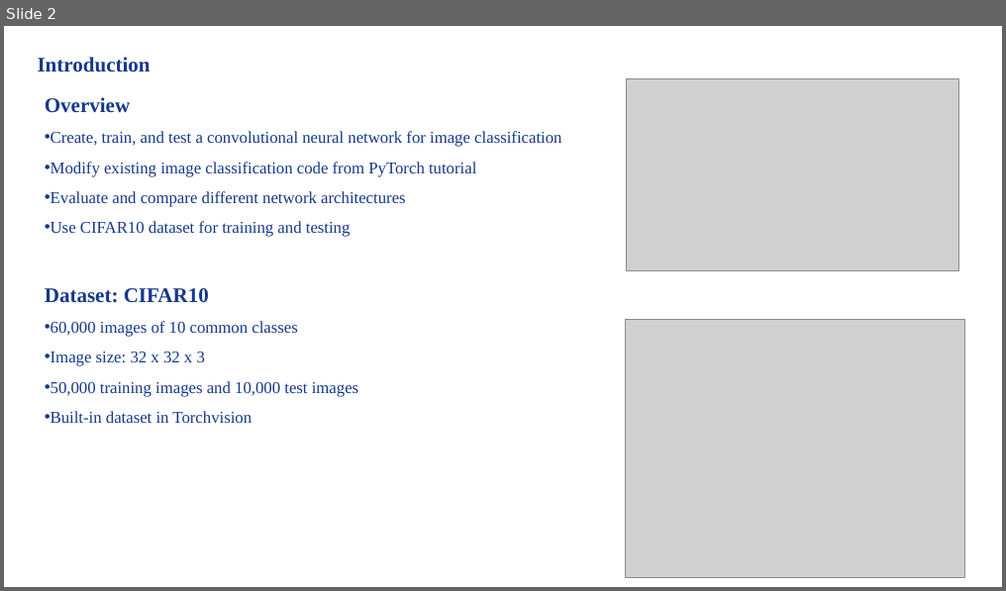
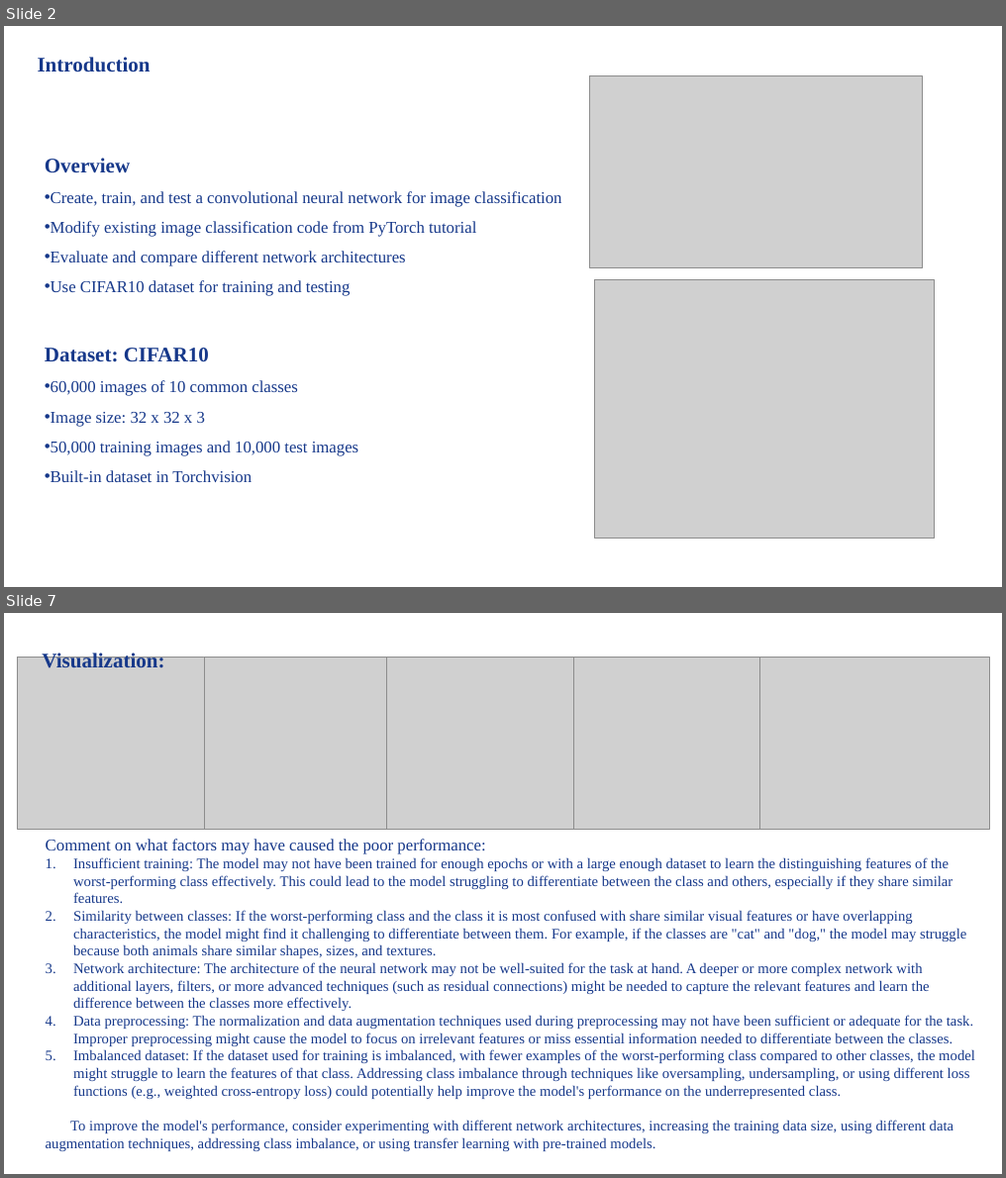
Before and after one commit to DosMiao/2302-Computer-Vision-CS-ECE-8690, a slide deck: CV2023_HW3B/CVSpring2023_Miao_Xuanbo_Assignment#3B.pptx. Shown one above the other, each under a label of ours: slide 2 before the commit, slides 2 and 7 after it; the slides between them are not shown. The pictures are 1006x591 and 1006x1178 pixels, drawn with LibreOffice and Linux fonts; fonts in the diff are those of the drawing; grey boxes stand for pictures. Boxes give left, top, right and bottom in pixels: in the first picture for what was removed or moved away, otherwise in the second. Text is boxed around its words. In the diff, an @@ line names an element or a change of style, - is before the commit and + after.

```diff
--- a/CV2023_HW3B/CVSpring2023_Miao_Xuanbo_Assignment#3B.pptx
+++ b/CV2023_HW3B/CVSpring2023_Miao_Xuanbo_Assignment#3B.pptx
@@ slide 7 added at <box>4,613,1002,1174</box>, background #FFFFFF @@
@@ text added at <box>42,652,164,668</box>, 20 pt, text #16388A, bold @@
+Visualization:
@@ group added at <box>17,657,989,829</box>: 5 pictures @@
@@ text added at <box>46,839,975,1152</box>, 14 pt, text #16388A @@
+Comment on what factors may have caused the poor performance:
+1. Insufficient training: The model may not have been trained for enough epochs or with a large enough dataset to learn the distinguishing features of the worst-performing class effectively. This could lead to the model struggling to differentiate between the class and others, especially if they share similar features.
+2. Similarity between classes: If the worst-performing class and the class it is most confused with share similar visual features or have overlapping characteristics, the model might find it challenging to differentiate between them. For example, if the classes are "cat" and "dog," the model may struggle because both animals share similar shapes, sizes, and textures.
+3. Network architecture: The architecture of the neural network may not be well-suited for the task at hand. A deeper or more complex network with additional layers, filters, or more advanced techniques (such as residual connections) might be needed to capture the relevant features and learn the difference between the classes more effectively.
+4. Data preprocessing: The normalization and data augmentation techniques used during preprocessing may not have been sufficient or adequate for the task. Improper preprocessing might cause the model to focus on irrelevant features or miss essential information needed to differentiate between the classes.
+5. Imbalanced dataset: If the dataset used for training is imbalanced, with fewer examples of the worst-performing class compared to other classes, the model might struggle to learn the features of that class. Addressing class imbalance through techniques like oversampling, undersampling, or using different loss functions (e.g., weighted cross-entropy loss) could potentially help improve the model's performance on the underrepresented class.
+To improve the model's performance, consider experimenting with different network architectures, increasing the training data size, using different data augmentation techniques, addressing class imbalance, or using transfer learning with pre-trained models.
@@ slide 2 changed as well @@
@@ picture: place and size @@
-picture at <box>626,79,959,272</box>
+picture at <box>589,76,923,269</box>
@@ text "Overview": place and size @@
-text "Overview" at <box>45,97,561,423</box>
+text "Overview" at <box>45,158,561,482</box>
@@ picture: place and size @@
-picture at <box>626,319,965,577</box>
+picture at <box>595,280,935,539</box>
```
Also in this commit, not shown: 6 other slides added, 4 slides removed, 18 other files.
